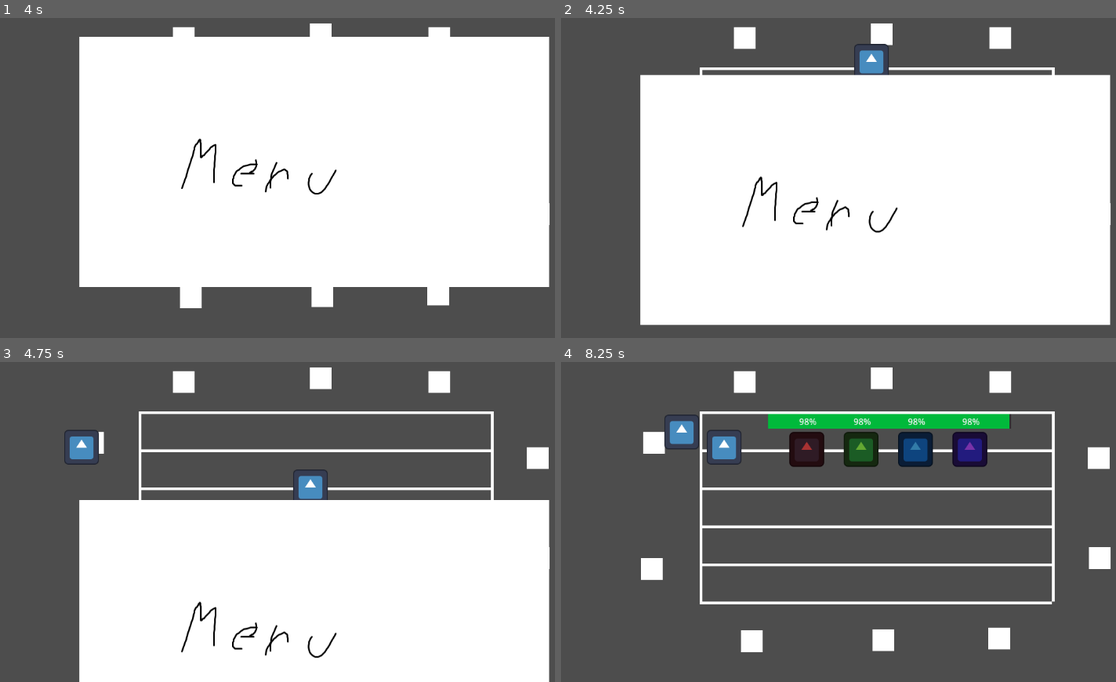
Above: before the commit, frames 1-4 (two rows, left to right).
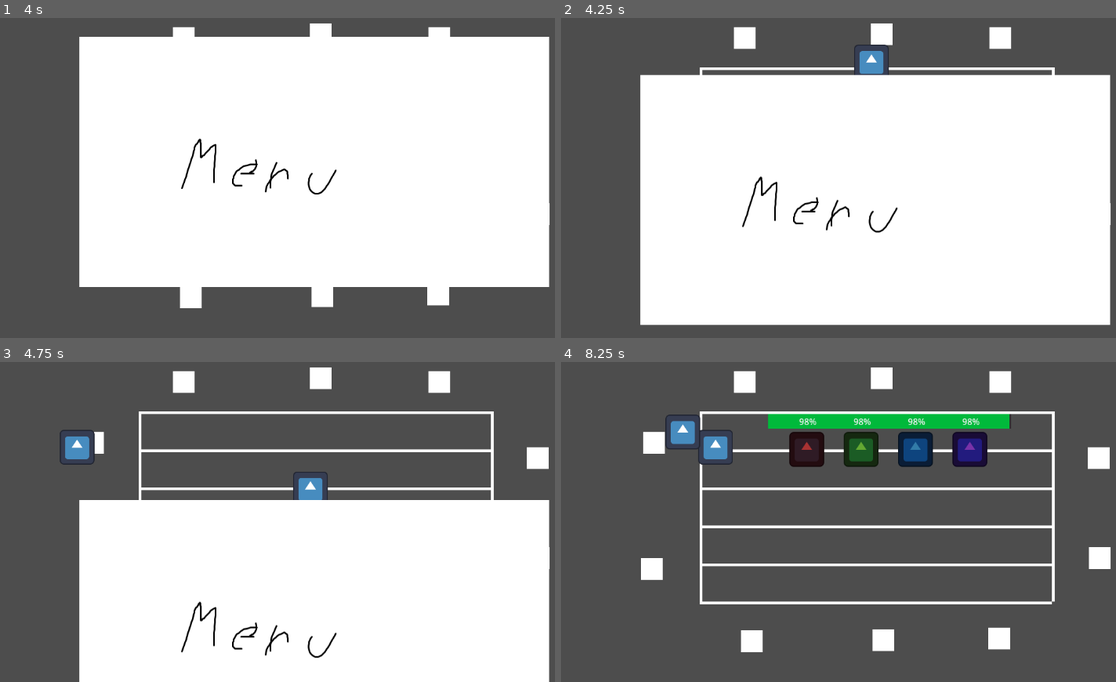
Above: after the commit, the same moments.

Repository: PsiPJ/COGS_2025SP_G2
Game: Godot game, scene res://main.tscn
Same seed, same stepped clock (60 frames per second), same inputs: the game is played once before the commit and once after it. The engine's default icon, where the game draws it, is replaced by a stand-in: a white triangle on a blue panel in a dark square.
Inputs:
- Up to frame 1 (4 s): tap Enter at 2, 3.5 s; tap Space at 2.75 s
- Up to frame 2 (4.25 s): no input
- Up to frame 3 (4.75 s): no input
- Up to frame 4 (8.25 s): no input

Frame 1 is identical in both runs. In frame 2, less than 0.1% of the frame differs, in the area x 53-59%, y 8-18%; in frame 3, 0.4%; in frame 4, 0.5%, in the area x 18-33%, y 16-33%.

Commit message:
added framework for increasing the difficulty over time

Diff:
--- a/game_scene.gd
+++ b/game_scene.gd
@@ -3,7 +3,7 @@
 func specific_spawn_decider(new_mob, array, index, direction):
 	# sets the properties of the mob
 	new_mob.global_position = array[index]
-	new_mob.velocity = direction * 300
+	new_mob.velocity = direction * (300 + time_elapsed)
 
 func spawn_side_decider(new_mob):
 	# the different spawn points are stored in an array corresponding to their location
@@ -51,6 +51,14 @@
 	# from here, we will need to do add child as
 	# well as
 
+var time_elapsed = 1
+func _process(delta: float):
+	time_elapsed += delta
+
 func _on_timer_timeout() -> void:
 	#spawns a mob on a timer interval
 	spawn_mob()
+	if(time_elapsed > 10):
+		spawn_mob()
+	if(time_elapsed > 20):
+		spawn_mob()
--- a/main.gd
+++ b/main.gd
@@ -17,7 +17,7 @@
 # length of game is currently determined by this "time_left" variable. We can change
 # this is the future to be something else, or base the game on something other than time
 # such as wait for everyone to die.
-var time_left = 10
+var time_left = 60
 func _process(delta: float):
 	time_left -= delta
 	if time_left < 0:
